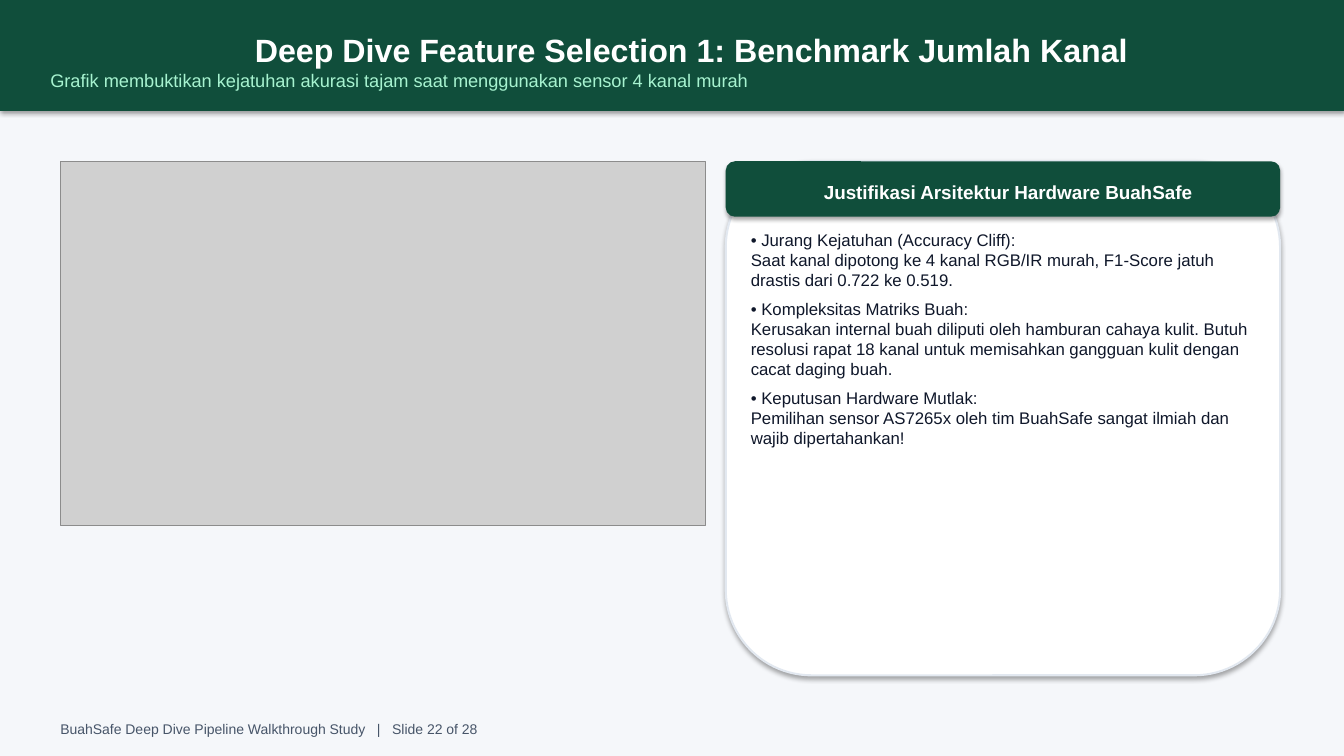
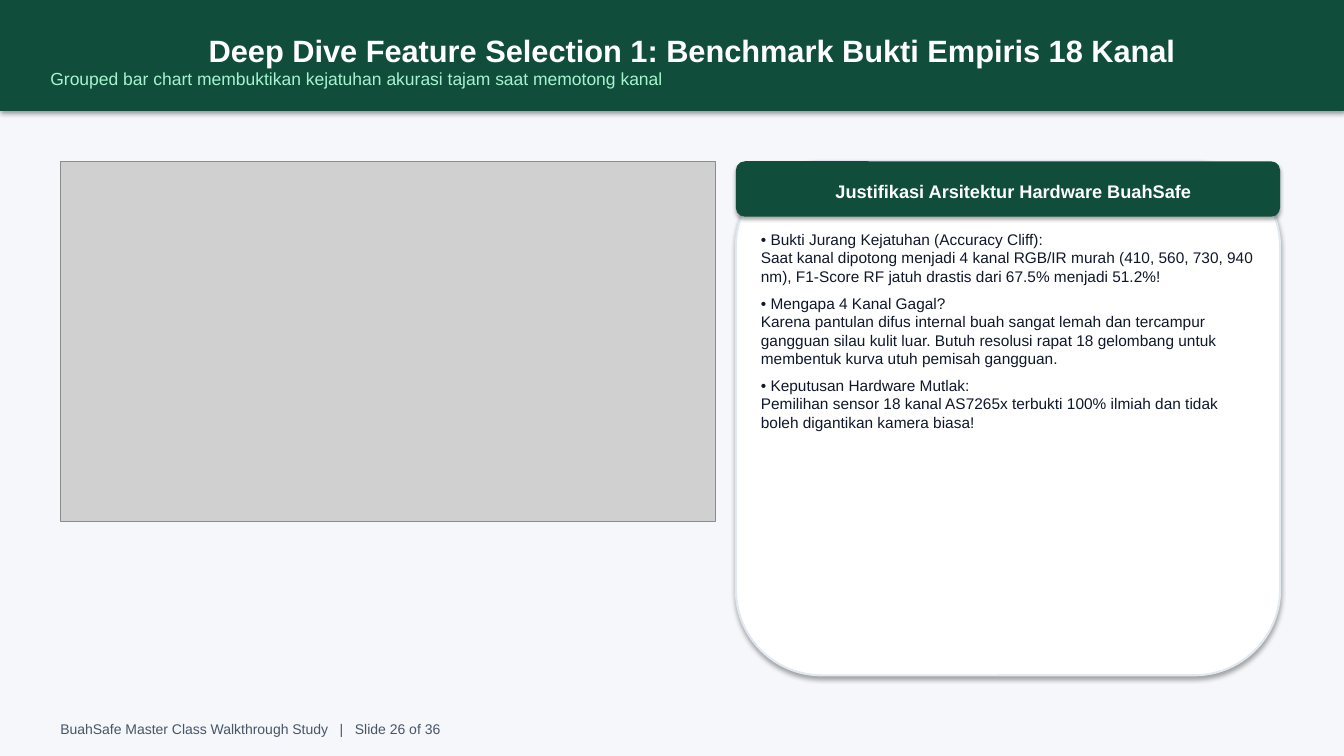
Before and after one commit to adsurkasur/buahsafe, a slide deck: slide 26 of BuahSafe_Super_Comprehensive_Presentation_Deep_Dive.pptx (slide 22 before the commit). Drawn at 1344x756 pixels with LibreOffice and Linux fonts; fonts in the diff are those of the drawing; grey boxes stand for pictures. Boxes give left, top, right and bottom in pixels: in the first picture for what was removed or moved away, otherwise in the second. Text is boxed around its words. In the diff, an @@ line names an element or a change of style, - is before the commit and + after.

Commit message:
feat: expand to 36-slide master class presentation addressing all 12 detailed review points with comprehensive theory, causality chains, and fixed visual assets

```diff
--- a/BuahSafe_Super_Comprehensive_Presentation_Deep_Dive.pptx
+++ b/BuahSafe_Super_Comprehensive_Presentation_Deep_Dive.pptx
@@ text in rectangle at (50,39,1175,89): text changed; size 13 to 12.5 pt @@
-Deep Dive Feature Selection 1: Benchmark Jumlah Kanal
-Grafik membuktikan kejatuhan akurasi tajam saat menggunakan sensor 4 kanal murah
+Deep Dive Feature Selection 1: Benchmark Bukti Empiris 18 Kanal
+Grouped bar chart membuktikan kejatuhan akurasi tajam saat memotong kanal
@@ picture: place and size @@
-picture at (60,161,706,525)
+picture at (60,161,716,522)
@@ rounded rectangle "Justifikasi Arsitektur Hardware BuahSafe": place and size @@
-rounded rectangle "Justifikasi Arsitektur Hardware BuahSafe" at (726,161,1280,217)
+rounded rectangle "Justifikasi Arsitektur Hardware BuahSafe" at (736,161,1280,217)
@@ rounded rectangle "Justifikasi Arsitektur Hardware BuahSafe" at (736,161,1280,217): size 13.5 to 13 pt @@
@@ rounded rectangle: place and size @@
-rounded rectangle at (726,161,1280,676)
+rounded rectangle at (736,161,1280,676)
@@ text at (761,234,1253,431): text changed; size 12 to 11 pt @@
-• Jurang Kejatuhan (Accuracy Cliff):
-Saat kanal dipotong ke 4 kanal RGB/IR murah, F1-Score jatuh drastis dari 0.722 ke 0.519.
-• Kompleksitas Matriks Buah:
-Kerusakan internal buah diliputi oleh hamburan cahaya kulit. Butuh resolusi rapat 18 kanal untuk memisahkan gangguan kulit dengan cacat daging buah.
-• Keputusan Hardware Mutlak:
-Pemilihan sensor AS7265x oleh tim BuahSafe sangat ilmiah dan wajib dipertahankan!
+• Bukti Jurang Kejatuhan (Accuracy Cliff):
+Saat kanal dipotong menjadi 4 kanal RGB/IR murah (410, 560, 730, 940 nm), F1-Score RF jatuh drastis dari 67.5% menjadi 51.2%!
+• Mengapa 4 Kanal Gagal?
+Karena pantulan difus internal buah sangat lemah dan tercampur gangguan silau kulit luar. Butuh resolusi rapat 18 gelombang untuk membentuk kurva utuh pemisah gangguan.
+• Keputusan Hardware Mutlak:
+Pemilihan sensor 18 kanal AS7265x terbukti 100% ilmiah dan tidak boleh digantikan kamera biasa!
@@ text at (60,724,441,737): text changed @@
-BuahSafe Deep Dive Pipeline Walkthrough Study | Slide 22 of 28
+BuahSafe Master Class Walkthrough Study | Slide 26 of 36
```
Also in this commit, not shown: 25 other slides changed, 10 slides added, 2 slides removed, 3 other files.
